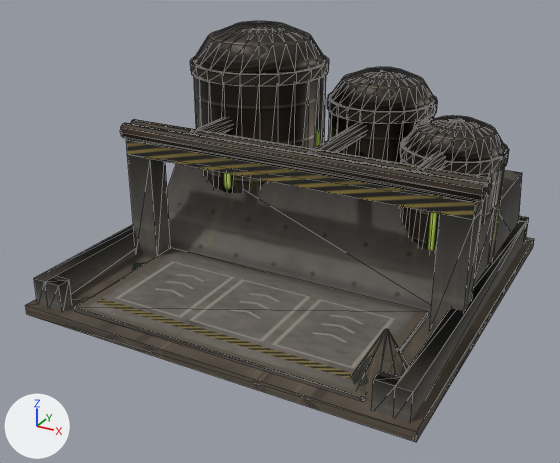
One commit to the glTF model apps/website/public/models/structures/factions/toxic-industrial/supply-depot.glb: the scene before it, then after it.
One viewpoint serves both versions: a camera (50 mm lens) standing at (3.38, -6.63, 3.74) and looking at (-0.08, -0.34, 0.59). Every picture has the same lights, and +X, +Y and +Z are marked at lower left. The picture after the commit comes second. Mesh edges are drawn as thin lines. Vertices at exactly the same position are counted once.

Names of what the first picture shows: 'supply-depot'.
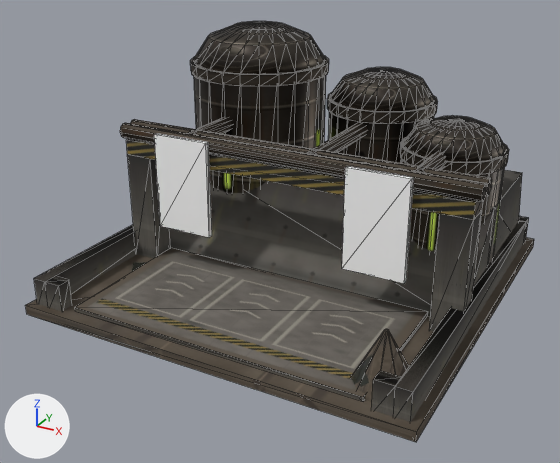
Pixel boxes (x1, y1, x2, y2) of what changed, in the pictures (560 x 463 px):
part 1 of me_supply_depot, added
    after: (342, 166, 414, 283)
part 2 of me_supply_depot, added
    after: (154, 133, 212, 238)

The change in detail:
Material 'team' (mat_team) is new.
Its base color is (1.0, 1.0, 1.0) (white #ffffff).
Its roughness is 0.95.
me_supply_depot is used by ob_supply_depot; location (0.0, 0.0, 0.0).
me_supply_depot had 698 vertices, 1460 faces and spanned x -2.0..2.0, y -2.0..2.0, z -0.06..2.41.
me_supply_depot now has 714 vertices, 1484 faces and spans x -2.0..2.0, y -2.0..2.0, z -0.06..2.41.
me_supply_depot part 1: a new loose piece, a box spanning x 0.74..1.36, y -0.637..-0.587, z 0.5..1.5, in mat_team (white #ffffff).
me_supply_depot part 2: a new loose piece, a box spanning x -1.36..-0.74, y -0.637..-0.587, z 0.5..1.5, in mat_team (white #ffffff).
me_supply_depot gains material mat_team (white #ffffff).
